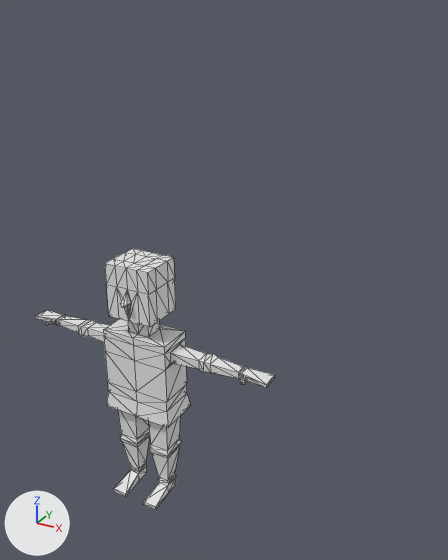
A saved change to the glTF model data/Dummy/Dummy.gltf.
The view is the same before and after, from a 50 mm lens placed at (3.13, -4.14, 4.55), pointed at (0.77, 0.15, 2.41). The axes (+X, +Y, +Z) are drawn at lower left. The lights are the same throughout. The first picture is the older version. Mesh edges are drawn as thin lines.

Names of what the first picture shows: 'Character'.
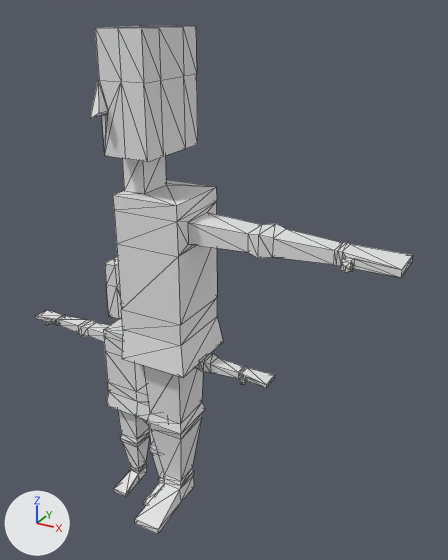
Pixel boxes (x1, y1, x2, y2) of what changed, in the pictures (448 x 560 px):
'Dummy', added
    after: (90, 25, 413, 534)

Diff of the bpy script that builds the scene:
```diff
--- a/data/Dummy/Dummy.gltf.py
+++ b/data/Dummy/Dummy.gltf.py
@@ me_cube_001 @@
+me_cube_001.from_pydata(...)  # 151 vertices, 273 faces; spans x 0.0..2.31, y -0.56..0.37, z -0.01..4.42
@@ ob_dummy @@
+ob_dummy = bpy.data.objects.new('Dummy', me_cube_001)
+ob_dummy.location = (0.0, 0.0, 0.0)
```
